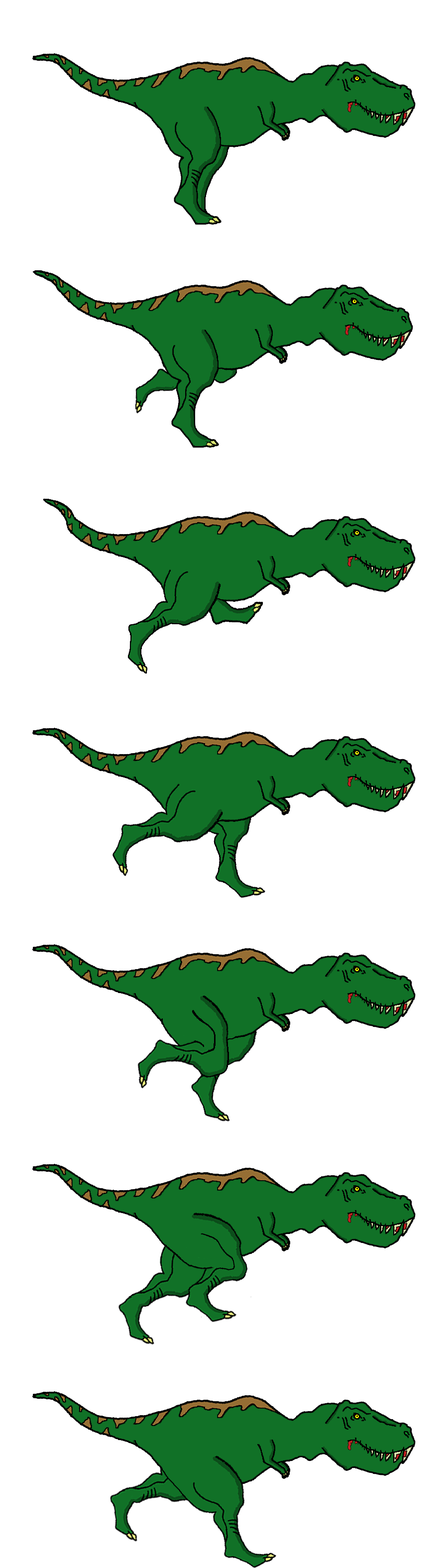
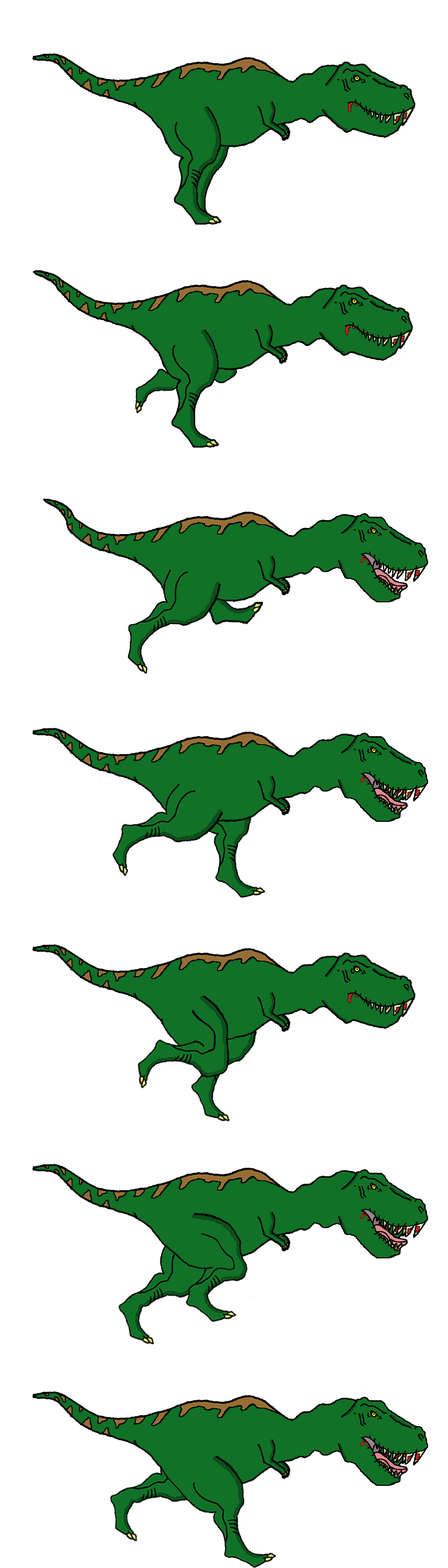
Revision of a layered w=448, h=1568 image; what changed, layer by layer:
painted on "dino 7" (2nd of 2, in "dino 7") over [301, 1396, 429, 1487]
painted on "dino 6" (2nd of 2, in "dino 6") over [301, 1169, 429, 1259]
moved "dino 4" (1st of 2) above "dino 5" over [301, 732, 429, 823]
painted on "dino 4" (2nd of 2, in "dino 4") over [301, 732, 429, 823]
painted on "dino 3" (2nd of 2, in "dino 3") over [303, 513, 429, 603]
removed layer "Background" over [301, 513, 429, 1487]
